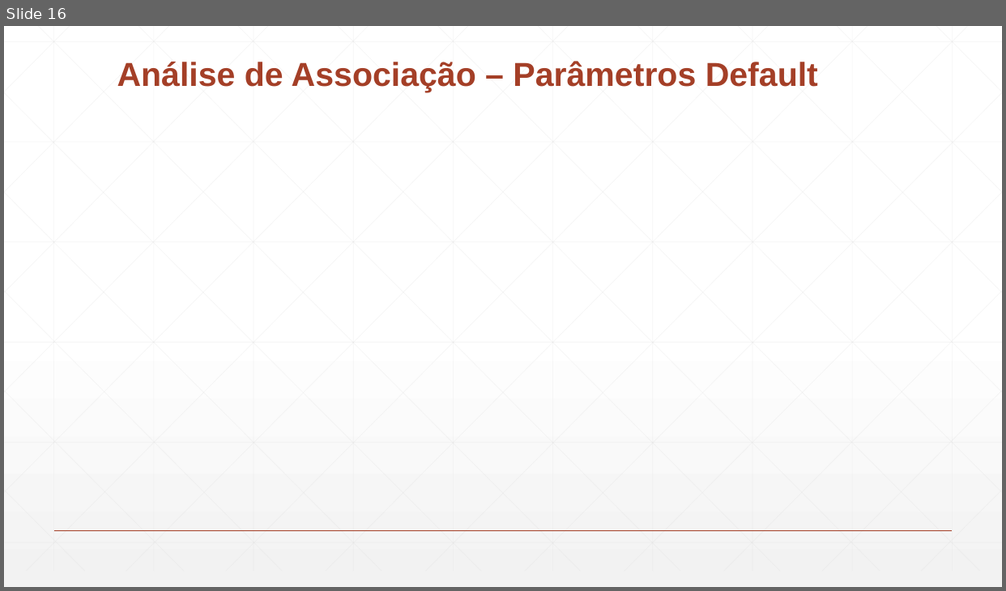
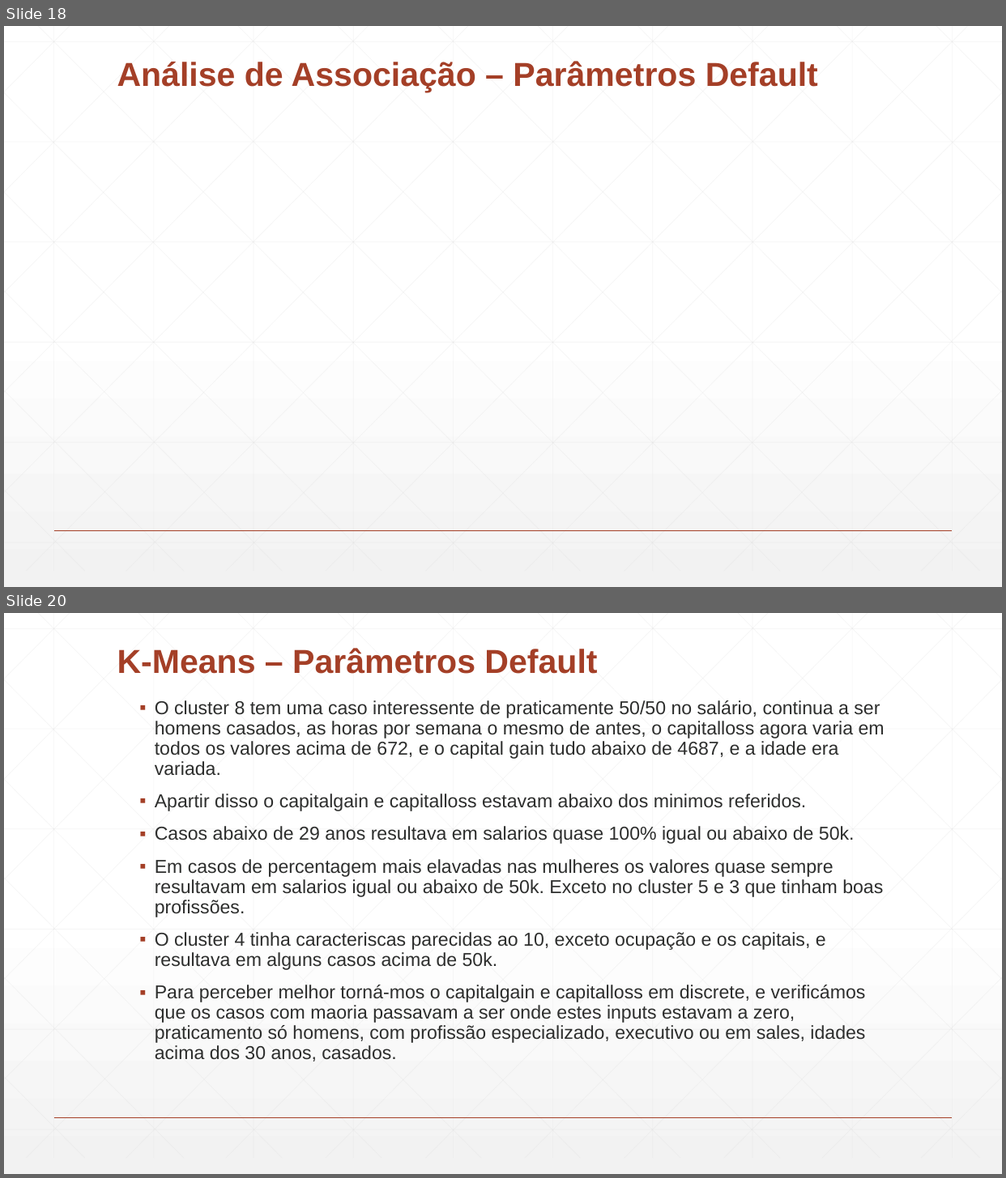
Before and after one commit to Paulitchos/SI_2_TP, a slide deck: Parte_2/DataMining.pptx. Shown one above the other, each under a label of ours: slide 16 before the commit, slides 18 and 20 after it; the slides between them are not shown. The pictures are 1006x591 and 1006x1178 pixels, drawn with LibreOffice and Linux fonts; fonts in the diff are those of the drawing. Boxes give left, top, right and bottom in pixels: in the first picture for what was removed or moved away, otherwise in the second. Text is boxed around its words. In the diff, an @@ line names an element or a change of style, - is before the commit and + after.

```diff
--- a/Parte_2/DataMining.pptx
+++ b/Parte_2/DataMining.pptx
@@ slide 20 added at [4,613,1002,1174], background gradient #FFFFFF to #F2F2F2; not listed: 47 template elements that a slide beside it also shows @@
@@ title added at [117,648,597,674], 32 pt, text #A43F27, bold @@
+K-Means – Parâmetros Default
@@ text added at [155,700,884,1062], 18 pt, text #2D2E2D @@
+  ▪ O cluster 8 tem uma caso interessente de praticamente 50/50 no salário, continua a ser homens casados, as horas por semana o mesmo de antes, o capitalloss agora varia em todos os valores acima de 672, e o capital gain tudo abaixo de 4687, e a idade era variada.
+  ▪ Apartir disso o capitalgain e capitalloss estavam abaixo dos minimos referidos.
+  ▪ Casos abaixo de 29 anos resultava em salarios quase 100% igual ou abaixo de 50k.
+  ▪ Em casos de percentagem mais elavadas nas mulheres os valores quase sempre resultavam em salarios igual ou abaixo de 50k. Exceto no cluster 5 e 3 que tinham boas profissões.
+  ▪ O cluster 4 tinha caracteriscas parecidas ao 10, exceto ocupação e os capitais, e resultava em alguns casos acima de 50k.
+  ▪ Para perceber melhor torná-mos o capitalgain e capitalloss em discrete, e verificámos que os casos com maoria passavam a ser onde estes inputs estavam a zero, praticamento só homens, com profissão especializado, executivo ou em sales, idades acima dos 30 anos, casados.
@@ what was slide 16 is now slide 18 @@
```
Also in this commit, not shown: 4 slides changed, 3 other slides added, 4 other files.
